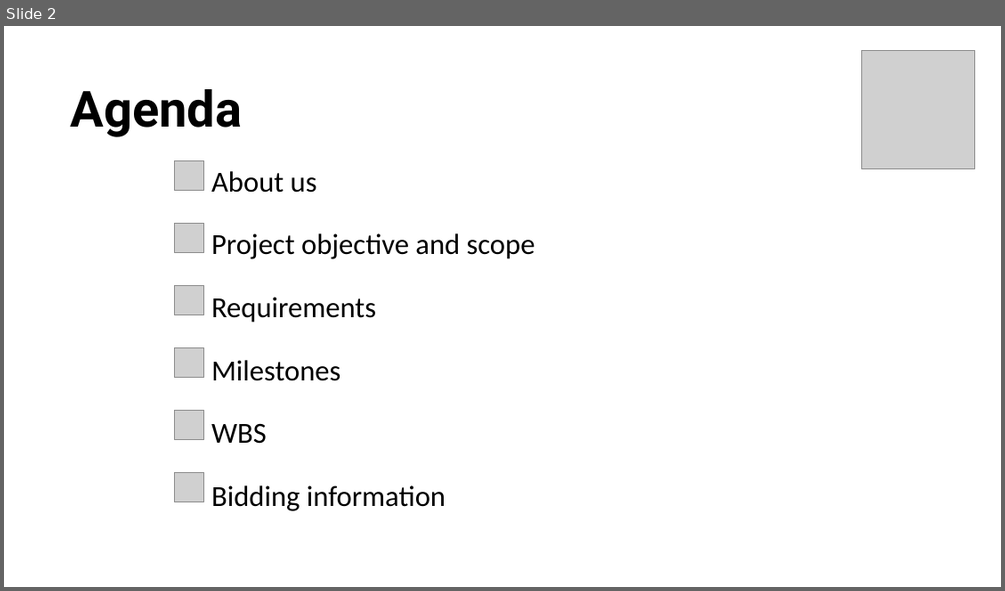
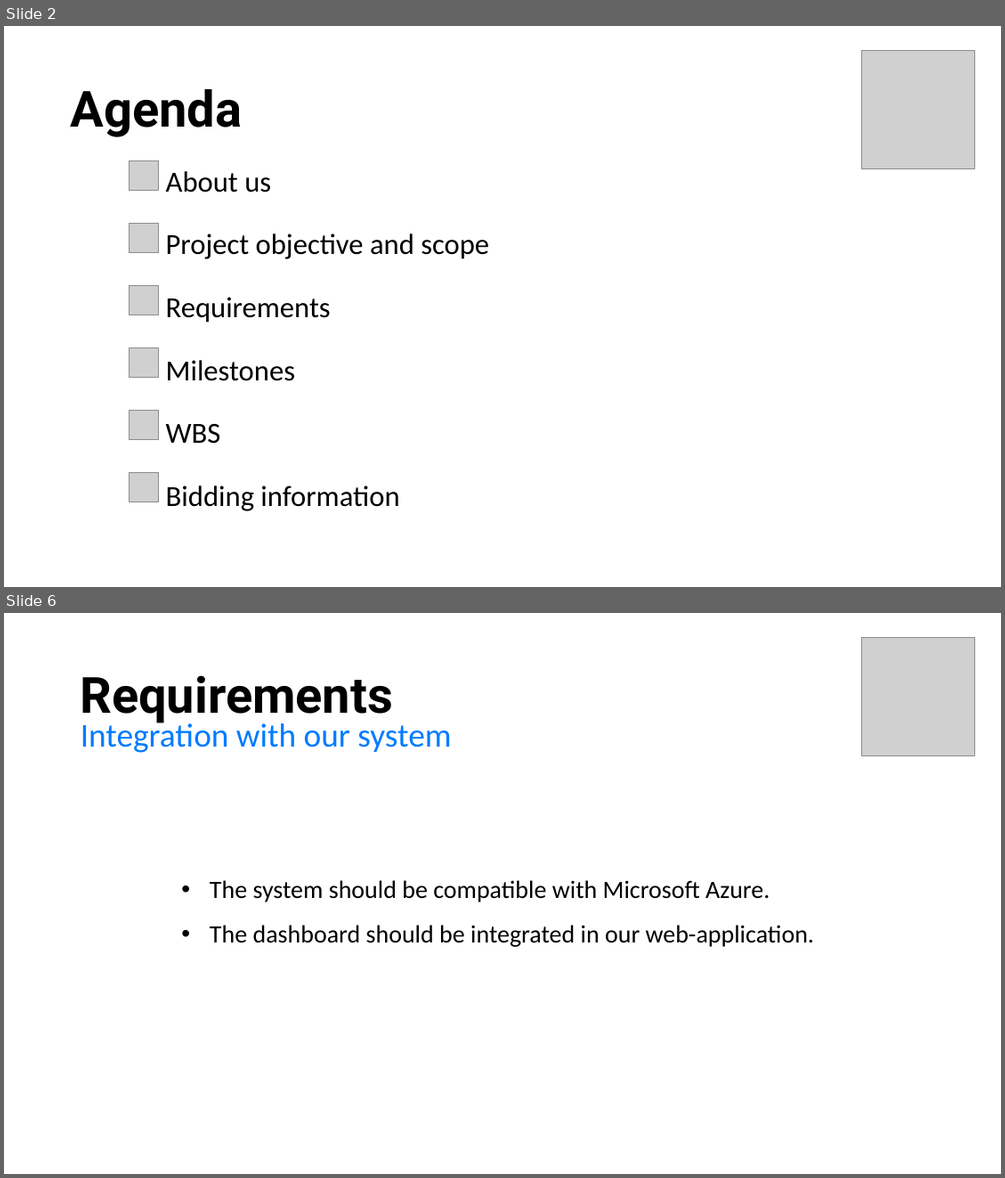
Before and after one commit to seraogianluca/IR2, a slide deck: PM/RFP Presentation.pptx. Shown one above the other, each under a label of ours: slide 2 before the commit, slides 2 and 6 after it; the slides between them are not shown. The pictures are 1005x591 and 1005x1178 pixels, drawn with LibreOffice and Linux fonts; fonts in the diff are those of the drawing; grey boxes stand for pictures. Boxes give left, top, right and bottom in pixels: in the first picture for what was removed or moved away, otherwise in the second. Text is boxed around its words. In the diff, an @@ line names an element or a change of style, - is before the commit and + after.

```diff
--- a/PM/RFP Presentation.pptx
+++ b/PM/RFP Presentation.pptx
@@ slide 6 added at (4,613,1001,1174), background #FFFFFF @@
@@ picture added at (862,637,975,755) @@
@@ title added at (80,675,393,725), 48 pt, text #000000, bold @@
+Requirements
@@ text added at (81,719,451,753), 32 pt, text #007BFF @@
+Integration with our system
@@ text added at (210,880,814,947), 24 pt, text #000000 @@
+    • The system should be compatible with Microsoft Azure.
+    • The dashboard should be integrated in our web-application.
@@ slide 2 changed as well @@
@@ 6 pictures, 1 subtitle: place and size @@
-6 pictures, 1 subtitle at (175,160,535,511)
+6 pictures, 1 subtitle at (129,160,489,511)
```
Also in this commit, not shown: 2 other slides changed, 14 other slides added, 6 other files.
